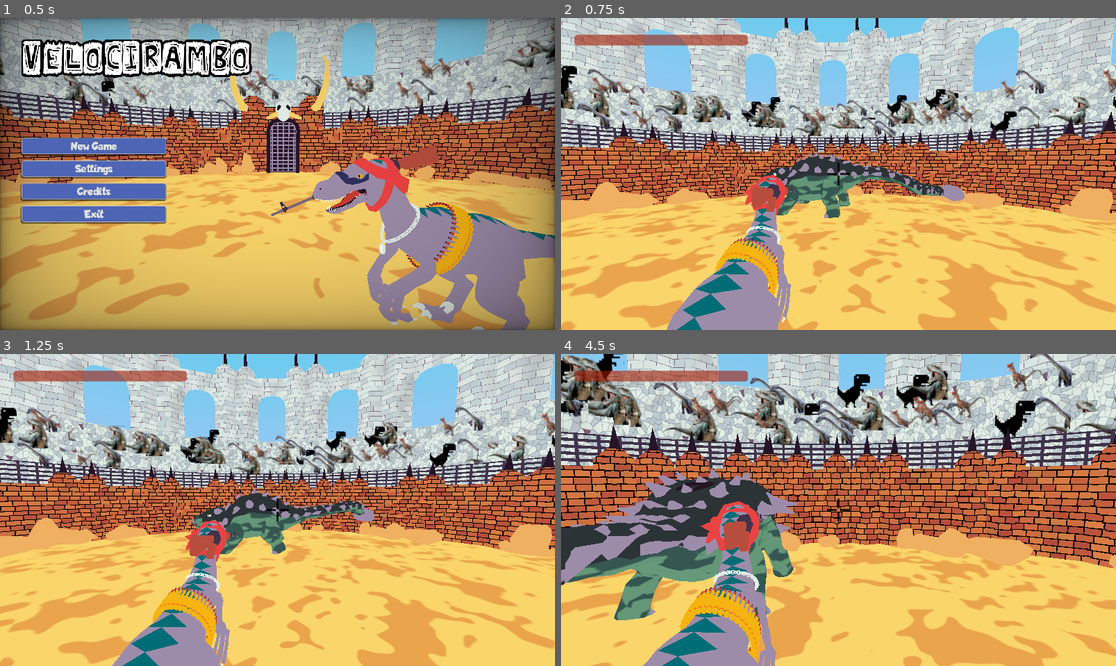
Above: before the commit, frames 1-4 (two rows, left to right).
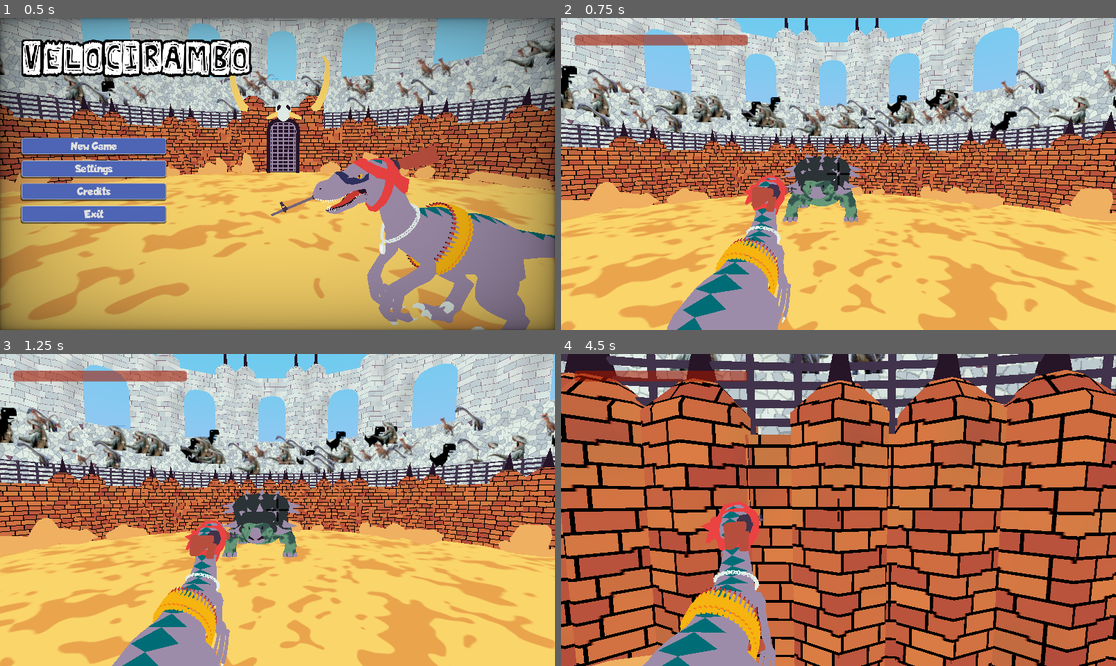
Above: after the commit, the same moments.

Repository: SasVel/Velocirambo
Game: Godot game, scene res://UI/MainMenu/main_menu.tscn
The game is run twice, just before and just after one commit, with the same random seed, the same clock (stepped at 60 frames per second) and the same inputs.
Inputs (mouse positions are in pixels of both pictures, inside the frame that each line leads up to):
- Up to frame 1 (0.5 s): no input
- Up to frame 2 (0.75 s): click "New Game" at 0.5 s
- Up to frame 3 (1.25 s): no input
- Up to frame 4 (4.5 s): tap Enter at 1.25 s; move the mouse to (866, 510) at 1.27 s; hold Right mouse button (Aim) 1.28-2.03 s; hold W (Forwards) from 1.28 s (still down); click (866, 510) at 1.42 s; move the mouse to (810, 510) at 2.02 s; click (810, 510) at 2.1 s; move the mouse to (849, 503) at 2.77 s; hold Shift (sprint) 2.78-3.53 s; move the mouse to (832, 516) at 3.52 s; tap Delete at 3.6 s; click (832, 516) at 3.67 s; move the mouse to (877, 513) at 4.27 s; hold Right mouse button (Aim) from 4.28 s (still down)

Frame 1 is identical in both runs. In frame 2, 2.5% of the frame differs, in the area x 36-73%, y 42-66%; in frame 3, 2.4%; in frame 4, 82%, in the area x 0-100%, y 0-100%.

Commit message:
anky states and animations working

Diff:
--- a/Bosses/Anky/anky_boss.gd
+++ b/Bosses/Anky/anky_boss.gd
@@ -1,6 +1,9 @@
 extends CharacterBody3D
 
-@export var speed : float = 10
+@export var speed : float = 3
+@export_range(0.1, 1.0) var animationTransTime : float = 0.2
+@onready var animTree : AnimationTree = $AnimationTree
+@onready var attackArea : Area3D = $AttackArea
 
 enum States {
 	IDLE,
@@ -8,19 +11,25 @@
 	ATTACK,
 	DEAD
 }
-var state : States = States.WALK
+var state : States = States.IDLE :
+	set(val):
+		animTransition(val)
+		state = val
 
 enum AttackStates {
 	ROLL,
 	TAIL,
 	THROW
 }
-var attackState : AttackStates
+var attackState : AttackStates = AttackStates.ROLL
+
+func _ready() -> void:
+	self.look_at(PlayerData.position, Vector3.UP, true)
 
 func _physics_process(delta: float) -> void:
 	match state:
 		States.IDLE:
-			idle_state()
+			idle_state(delta)
 		States.WALK:
 			walk_state(delta)
 		States.ATTACK:
@@ -29,15 +38,52 @@
 			dead_state()
 	move_and_slide()
 
-func idle_state():
-	pass
+func idle_state(delta):
+	velocity = velocity.move_toward(Vector3.ZERO, delta * 4)
+	run_idle_walk_trans()
 
 func walk_state(delta):
-	#velocity = self.position.direction_to(PlayerData.position) * speed
-	rotation.y = lerp_angle(rotation.y, position.signed_angle_to(PlayerData.position, Vector3(0, 0, -1)), speed * delta)
+	velocity = self.position.direction_to(PlayerData.position) * speed
+	var targetTransform = self.global_transform.looking_at(PlayerData.position, Vector3.UP, true)
+	global_transform.basis = lerp(global_transform.basis.orthonormalized(), targetTransform.basis.orthonormalized(), 0.01)
+	run_idle_walk_trans()
+
+func run_idle_walk_trans():
+	if $IdleWalkTransition.is_stopped(): $IdleWalkTransition.start()
 
 func attack_state():
-	pass
+	run_idle_walk_trans()
 
 func dead_state():
 	pass
+
+var animTransTween : Tween
+##Designed to run when a new state is assigned, not every loop.
+##The tween interpolates between the different animations.
+func animTransition(animState : States = state):
+	if animTransTween != null: animTransTween.kill()
+	animTransTween = create_tween()
+	match animState:
+		States.IDLE:
+			animTransTween.tween_property(animTree, "parameters/idle_walk/blend_amount", 0.0, animationTransTime)
+		States.WALK:
+			animTransTween.tween_property(animTree, "parameters/idle_walk/blend_amount", 1.0, animationTransTime)
+		States.ATTACK:
+			match attackState:
+				AttackStates.ROLL:
+					animTransTween.tween_property(animTree, "parameters/roll_tail_throw_blend/blend_amount", -1.0, animationTransTime)
+					animTree.set("parameters/attack/request", AnimationNodeOneShot.ONE_SHOT_REQUEST_FIRE)
+				AttackStates.TAIL:
+					animTransTween.tween_property(animTree, "parameters/roll_tail_throw_blend/blend_amount", 0.0, animationTransTime)
+					animTree.set("parameters/attack/request",  AnimationNodeOneShot.ONE_SHOT_REQUEST_FIRE)
+				AttackStates.THROW:
+					animTransTween.tween_property(animTree, "parameters/roll_tail_throw_blend/blend_amount", 1.0, animationTransTime)
+					animTree.set("parameters/attack/request",  AnimationNodeOneShot.ONE_SHOT_REQUEST_FIRE)
+		States.DEAD:
+			animTransTween.tween_property(animTree, "parameters/live_dead/blend_amount", 1.0, animationTransTime)
+
+func _on_idle_walk_transition_timeout() -> void:
+	if state == States.IDLE:
+		if attackArea.has_overlapping_bodies(): state = States.ATTACK
+		else: state = States.WALK
+	else: state = States.IDLE
--- a/Bosses/Anky/anky_boss.tscn
+++ b/Bosses/Anky/anky_boss.tscn
@@ -89,10 +89,9 @@
 
 [sub_resource type="CylinderShape3D" id="CylinderShape3D_8duml"]
 height = 4.0
-radius = 8.0
+radius = 12.441
 
 [node name="AnkyBoss" type="CharacterBody3D"]
-transform = Transform3D(2, 0, 0, 0, 2, 0, 0, 0, 2, 0, 0, 0)
 script = ExtResource("1_6emht")
 
 [node name="Stats" type="Node" parent="."]
@@ -101,36 +100,37 @@
 damage = 15.0
 
 [node name="Ankylosaurus2" parent="." instance=ExtResource("1_1ojo7")]
+transform = Transform3D(2, 0, 0, 0, 2, 0, 0, 0, 2, 0, 0, 0)
 
 [node name="Skeleton3D" parent="Ankylosaurus2/Armature" index="0"]
-bones/0/position = Vector3(-2.84519e-17, -1.15957, -0.303232)
-bones/0/rotation = Quaternion(-0.00695982, 2.21135e-17, -9.76845e-25, 0.999976)
-bones/1/rotation = Quaternion(0.0108201, -1.73077e-17, 1.33758e-18, 0.999941)
+bones/0/position = Vector3(-2.84519e-17, -1.02193, 0.0259131)
+bones/0/rotation = Quaternion(-0.0986288, 2.21074e-17, -1.02361e-24, 0.995124)
+bones/1/rotation = Quaternion(0.153268, -1.72961e-17, 1.33668e-18, 0.988185)
 bones/2/rotation = Quaternion(-0.0670452, -1.39497e-17, -1.39497e-17, 0.99775)
-bones/3/position = Vector3(-0.0179637, 1.45819, 0.0709631)
-bones/3/rotation = Quaternion(0.332621, 0.00516499, 0.0818209, 0.93949)
+bones/3/position = Vector3(-0.0179637, 1.37367, 0.0193838)
+bones/3/rotation = Quaternion(0.191396, 0.0170961, 0.0801815, 0.978083)
 bones/4/position = Vector3(-0.0179636, 1.15447, 0.427826)
-bones/4/rotation = Quaternion(0.0255075, 0.00130663, 0.0754248, 0.996824)
-bones/5/position = Vector3(-0.0329567, 1.32449, 0.271196)
-bones/5/rotation = Quaternion(0.190305, 0.0020138, 0.0771804, 0.978684)
-bones/6/rotation = Quaternion(0.776035, 0.213948, -0.106872, 0.583587)
-bones/7/rotation = Quaternion(-0.457161, -0.0574862, 0.0968774, 0.882221)
-bones/8/rotation = Quaternion(0.776035, -0.213948, 0.106872, 0.583587)
-bones/9/rotation = Quaternion(-0.457161, 0.0574862, -0.0968774, 0.882221)
-bones/10/rotation = Quaternion(0.983592, 3.83796e-18, 2.17778e-17, -0.180408)
-bones/11/rotation = Quaternion(-0.247071, -6.99441e-15, 1.77636e-15, 0.968997)
+bones/4/rotation = Quaternion(0.0802127, -0.00283754, 0.0753828, 0.993919)
+bones/5/position = Vector3(-0.0329567, 1.35511, 0.280454)
+bones/5/rotation = Quaternion(0.158081, 0.00454593, 0.0770727, 0.984403)
+bones/6/rotation = Quaternion(0.801128, 0.219596, -0.14171, 0.538415)
+bones/7/rotation = Quaternion(-0.583061, -0.0581888, 0.110723, 0.802742)
+bones/8/rotation = Quaternion(0.801128, -0.219596, 0.14171, 0.538415)
+bones/9/rotation = Quaternion(-0.583061, 0.0581888, -0.110723, 0.802742)
+bones/10/rotation = Quaternion(0.974481, -8.08099e-07, -1.80753e-07, -0.224471)
+bones/11/rotation = Quaternion(-0.128608, 1.13043e-05, 6.99813e-05, 0.991696)
 bones/11/scale = Vector3(1, 1, 1)
-bones/12/rotation = Quaternion(-0.131481, 6.6709e-07, 7.42033e-06, 0.991319)
+bones/12/rotation = Quaternion(0.0844525, -3.69978e-05, 0.00206018, 0.996425)
 bones/12/scale = Vector3(1, 1, 1)
-bones/13/rotation = Quaternion(-0.00495449, 4.33292e-05, 0.000641291, 0.999988)
+bones/13/rotation = Quaternion(0.167731, -0.00405871, 0.0320055, 0.985305)
 bones/13/scale = Vector3(1, 0.999999, 1)
-bones/14/rotation = Quaternion(0.434423, -0.00116703, 0.0152953, 0.900578)
+bones/14/rotation = Quaternion(-0.128913, -0.0237961, 0.202688, 0.970429)
 bones/14/scale = Vector3(1, 0.999999, 1)
 bones/15/rotation = Quaternion(-0.00665235, -1.13469e-07, -4.55656e-09, 0.999978)
-bones/16/rotation = Quaternion(0.0730619, 0.839374, 0.535002, -0.0623377)
-bones/17/rotation = Quaternion(-0.39477, 0.019011, -0.0668675, 0.916146)
-bones/18/rotation = Quaternion(-0.0730619, 0.839374, 0.535002, 0.0623377)
-bones/19/rotation = Quaternion(-0.39477, -0.019011, 0.0668675, 0.916146)
+bones/16/rotation = Quaternion(0.0840836, 0.852186, 0.508339, -0.0911081)
+bones/17/rotation = Quaternion(-0.649481, 0.0224698, -0.0876695, 0.754973)
+bones/18/rotation = Quaternion(-0.0840836, 0.852186, 0.508339, 0.0911081)
+bones/19/rotation = Quaternion(-0.649481, -0.0224698, 0.0876695, 0.754973)
 bones/21/position = Vector3(1.34051, -0.978494, 1.37702)
 bones/21/rotation = Quaternion(0, 0.999829, 0, -0.0184734)
 bones/23/position = Vector3(-1.34051, -0.978494, 1.37702)
@@ -160,9 +160,19 @@
 
 [node name="AttackArea" type="Area3D" parent="."]
 transform = Transform3D(1, 0, 0, 0, 1, 0, 0, 0, 1, 0, 3.69314, 0)
+collision_layer = 0
+collision_mask = 2
 
 [node name="CollisionShape3D" type="CollisionShape3D" parent="AttackArea"]
 transform = Transform3D(1, 0, 0, 0, 1, 0, 0, 0, 1, 0, -1.62637, 0)
 shape = SubResource("CylinderShape3D_8duml")
 
+[node name="IdleWalkTransition" type="Timer" parent="."]
+process_callback = 0
+wait_time = 3.0
+one_shot = true
+
+[connection signal="timeout" from="IdleWalkTransition" to="." method="_on_idle_to_walk_timer_timeout"]
+[connection signal="timeout" from="IdleWalkTransition" to="." method="_on_idle_walk_transition_timeout"]
+
 [editable path="Ankylosaurus2"]
--- a/Player/player.tscn
+++ b/Player/player.tscn
@@ -109,6 +109,7 @@
 node_connections = [&"IdleTime", 0, &"Animation", &"RunTime", 0, &"run", &"WalkTime", 0, &"walk", &"aim_transition", 0, &"WalkTime", &"aim_transition", 1, &"RunTime", &"idle_move", 0, &"IdleTime", &"idle_move", 1, &"aim_transition", &"output", 0, &"idle_move"]
 
 [node name="Player" type="CharacterBody3D"]
+collision_layer = 2
 script = ExtResource("1_wvw08")
 walkingSpeed = 8.0
 runningSpeed = 12.0
@@ -117,57 +118,56 @@
 transform = Transform3D(-0.5, 0, -4.37114e-08, 0, 0.5, 0, 4.37114e-08, 0, -0.5, 0, 0, 0)
 
 [node name="Skeleton3D" parent="RaptorCommando/RaptorCommando_001" index="0"]
-bones/0/position = Vector3(-0.00169448, 3.11921, 0.949354)
+bones/0/position = Vector3(-0.00169452, 3.03977, 0.421401)
 bones/0/rotation = Quaternion(1.60095e-07, -0.569149, 0.822234, -1.10817e-07)
-bones/1/rotation = Quaternion(0.0268889, 0.0508759, 0.99776, 0.0341201)
-bones/2/rotation = Quaternion(0.031928, 0.996102, -0.0822122, -0.00147062)
-bones/3/rotation = Quaternion(-0.0309839, 0.929209, 0.367383, -0.0253273)
+bones/1/rotation = Quaternion(0.00484054, 0.0515743, 0.998639, 0.00613714)
+bones/2/rotation = Quaternion(0.00568977, 0.999567, -0.0288642, 0.000663602)
+bones/3/rotation = Quaternion(-0.00527159, 0.931578, 0.363463, -0.00545808)
 bones/4/enabled = false
-bones/4/rotation = Quaternion(-0.144584, -0.0800738, 0.0262249, 0.985899)
-bones/6/position = Vector3(0.000277387, 0.395358, 0.327414)
-bones/6/rotation = Quaternion(0.00795142, 0.848839, 0.528581, -0.00336602)
-bones/7/position = Vector3(0.0054549, 0.590108, 0.658294)
-bones/7/rotation = Quaternion(0.00837424, 0.801171, 0.59837, 0.00300465)
-bones/8/rotation = Quaternion(0.47904, -0.575749, -0.514722, -0.417247)
-bones/9/rotation = Quaternion(-0.250931, 0.133092, -0.582416, 0.761651)
-bones/10/rotation = Quaternion(0.851591, -0.00683145, -0.206122, 0.481933)
+bones/4/rotation = Quaternion(-0.136887, -0.0142121, 0.00480554, 0.990473)
+bones/6/position = Vector3(-0.00779205, 0.402817, 0.468465)
+bones/6/rotation = Quaternion(0.0116565, 0.893358, 0.449102, 0.00911213)
+bones/7/position = Vector3(0.00583695, 0.590108, 0.658294)
+bones/7/rotation = Quaternion(0.0115404, 0.839549, 0.542963, 0.0146737)
+bones/8/rotation = Quaternion(0.523744, -0.520646, -0.479235, -0.474294)
+bones/9/rotation = Quaternion(-0.239046, 0.231869, -0.645557, 0.687278)
+bones/10/rotation = Quaternion(0.636994, 0.0101834, -0.025541, 0.770378)
 bones/10/scale = Vector3(1, 0.999985, 1.00001)
-bones/11/rotation = Quaternion(0.5251, 0.519186, 0.477698, -0.475942)
-bones/12/rotation = Quaternion(-0.407213, -0.307297, 0.459798, 0.726865)
-bones/13/rotation = Quaternion(0.860399, -0.00304525, 0.183059, 0.475598)
+bones/11/rotation = Quaternion(0.53232, 0.509102, 0.471058, -0.48534)
+bones/12/rotation = Quaternion(-0.24036, -0.232689, 0.64675, 0.685418)
+bones/13/rotation = Quaternion(0.609647, -0.00160363, 0.00987842, 0.79261)
 bones/13/scale = Vector3(1, 0.999985, 1.00002)
-bones/14/rotation = Quaternion(0.0554266, 0.977678, -0.200054, 0.0324453)
-bones/15/rotation = Quaternion(0.0179949, -0.00124642, 0.00808218, 0.999805)
-bones/16/rotation = Quaternion(-0.0166866, -0.000879347, 0.00980368, 0.999812)
-bones/17/rotation = Quaternion(0.0423294, -0.000974495, 0.00462904, 0.999093)
-bones/18/rotation = Quaternion(-0.04975, -0.00103831, -0.0174395, 0.998609)
-bones/19/rotation = Quaternion(-0.0563648, -0.00119293, -0.0600736, 0.996601)
-bones/20/rotation = Quaternion(0.0102429, 0.00345057, -0.0924837, 0.995656)
-bones/21/rotation = Quaternion(-0.0405446, -0.00271377, -0.0807377, 0.995907)
-bones/22/rotation = Quaternion(0.0895776, 0.00317472, -0.0940627, 0.991523)
-bones/23/rotation = Quaternion(0.118275, 0.00269474, -0.147627, 0.981942)
-bones/24/rotation = Quaternion(-0.0264251, 0.00702437, 0.00217661, 0.999624)
-bones/25/rotation = Quaternion(0.436116, -0.491411, 0.585461, 0.474925)
-bones/26/rotation = Quaternion(0.0788957, -0.0966865, -0.726484, 0.675757)
-bones/27/rotation = Quaternion(-0.591845, -0.00106988, 0.0073087, 0.806018)
-bones/28/rotation = Quaternion(0.831659, -0.00272808, 0.00389753, 0.555267)
-bones/29/rotation = Quaternion(0.443908, 0.478529, -0.567075, 0.502376)
-bones/30/rotation = Quaternion(-0.0591197, -0.0504645, 0.736485, 0.671974)
-bones/31/rotation = Quaternion(-0.40887, 1.48182e-05, 0.000123773, 0.912593)
-bones/32/rotation = Quaternion(0.355751, -3.81841e-05, 3.63909e-05, 0.934581)
-bones/33/position = Vector3(0.67174, 2.78961, 2.78455)
-bones/33/rotation = Quaternion(1.15335e-07, 0.853396, 0.521263, 1.52321e-07)
-bones/34/rotation = Quaternion(-0.695395, 0.0989169, 0.0680121, 0.708531)
-bones/35/position = Vector3(0.824061, 0.7881, 0.928334)
-bones/35/rotation = Quaternion(-0.631734, 0.408871, -0.538184, 0.379599)
+bones/14/rotation = Quaternion(0.00849365, 0.983522, -0.1805, 0.00562114)
+bones/15/rotation = Quaternion(0.0185439, 0.00150246, -0.00735976, 0.9998)
+bones/16/rotation = Quaternion(-0.00230846, 0.000949552, -0.0169518, 0.999853)
+bones/17/rotation = Quaternion(0.077498, 0.0021759, -0.0434376, 0.996043)
+bones/18/rotation = Quaternion(-0.000951874, -0.00257036, -0.0840884, 0.996455)
+bones/19/rotation = Quaternion(-0.0149797, 0.000357503, -0.0731261, 0.99721)
+bones/20/rotation = Quaternion(0.0125642, 0.000641059, -0.021336, 0.999693)
+bones/21/rotation = Quaternion(-0.115906, 0.00297345, 0.142668, 0.982956)
+bones/22/rotation = Quaternion(0.00180979, -0.00472026, 0.312307, 0.949968)
+bones/23/rotation = Quaternion(0.0938897, -0.0013876, 0.387094, 0.917247)
+bones/24/rotation = Quaternion(-0.0123627, -0.0186062, -0.00161912, 0.999749)
+bones/25/rotation = Quaternion(0.443854, -0.478623, 0.567209, 0.502183)
+bones/26/rotation = Quaternion(0.0280625, -0.0447096, -0.736541, 0.67433)
+bones/27/rotation = Quaternion(-0.534238, -3.48567e-06, 0.000156404, 0.845334)
+bones/28/rotation = Quaternion(0.631936, -4.9793e-05, 7.22582e-05, 0.77502)
+bones/29/rotation = Quaternion(0.445159, 0.476304, -0.563915, 0.506921)
+bones/30/rotation = Quaternion(0.00507089, 0.0196752, 0.737773, 0.674743)
+bones/31/rotation = Quaternion(-0.490624, -1.90063e-06, -1.17383e-06, 0.871372)
+bones/32/rotation = Quaternion(0.527765, -2.62793e-08, 1.6116e-07, 0.84939)
+bones/33/position = Vector3(0.433043, 1.94379, 2.09585)
+bones/33/rotation = Quaternion(1.39265e-07, 0.715254, 0.698864, 1.36074e-07)
+bones/34/rotation = Quaternion(-0.689437, -0.0108496, -0.0170512, 0.724063)
+bones/35/position = Vector3(0.644015, 0.167654, -0.130947)
+bones/35/rotation = Quaternion(-0.532025, 0.476434, -0.508433, 0.481098)
 bones/36/rotation = Quaternion(-0.699136, 2.52103e-08, 0.714989, -5.65331e-10)
-bones/37/position = Vector3(0.611549, 1.33344, -0.679418)
-bones/38/position = Vector3(-0.421961, 2.57655, 2.70118)
-bones/38/rotation = Quaternion(-1.55063e-07, 0.707606, 0.706607, -1.20295e-07)
-bones/39/rotation = Quaternion(-0.689345, 0.0116398, 0.017663, 0.724124)
-bones/40/position = Vector3(-0.645766, 0.0388321, -0.372501)
-bones/40/rotation = Quaternion(-0.512235, -0.494891, 0.488495, 0.504055)
-bones/42/position = Vector3(-0.614938, 0.967992, -1.05356)
+bones/37/position = Vector3(0.611549, 0.970599, -1.0509)
+bones/38/position = Vector3(-0.407561, 1.90068, 2.08507)
+bones/38/rotation = Quaternion(-1.36802e-07, 0.702605, 0.71158, -1.3855e-07)
+bones/39/rotation = Quaternion(-0.686928, 0.0306251, 0.0323582, 0.725358)
+bones/40/position = Vector3(-0.614938, 0.0219753, -0.36216)
+bones/40/rotation = Quaternion(-0.505597, -0.494366, 0.494341, 0.505571)
 bones/42/rotation = Quaternion(1.37679e-07, 0.707107, -0.707107, -1.37679e-07)
 
 [node name="CollisionShape3D" type="CollisionShape3D" parent="."]
--- a/playScenes/main.tscn
+++ b/playScenes/main.tscn
@@ -106,4 +106,4 @@
 [node name="CompletePlayer" parent="." instance=ExtResource("3_hkrak")]
 
 [node name="AnkyBoss" parent="." instance=ExtResource("8_ktlfx")]
-transform = Transform3D(2, 0, 0, 0, 2, 0, 0, 0, 2, 0, 0, 22)
+transform = Transform3D(1, 0, 0, 0, 1, 0, 0, 0, 1, 0, 0, 22)
--- a/project.godot
+++ b/project.godot
@@ -98,8 +98,8 @@
 
 [layer_names]
 
-3d_physics/layer_1="PlayerCollision"
-3d_physics/layer_2="PlayerRagdoll"
+3d_physics/layer_1="World"
+3d_physics/layer_2="PlayerCollision"
 3d_physics/layer_3="GunCollision"
 
 [rendering]
